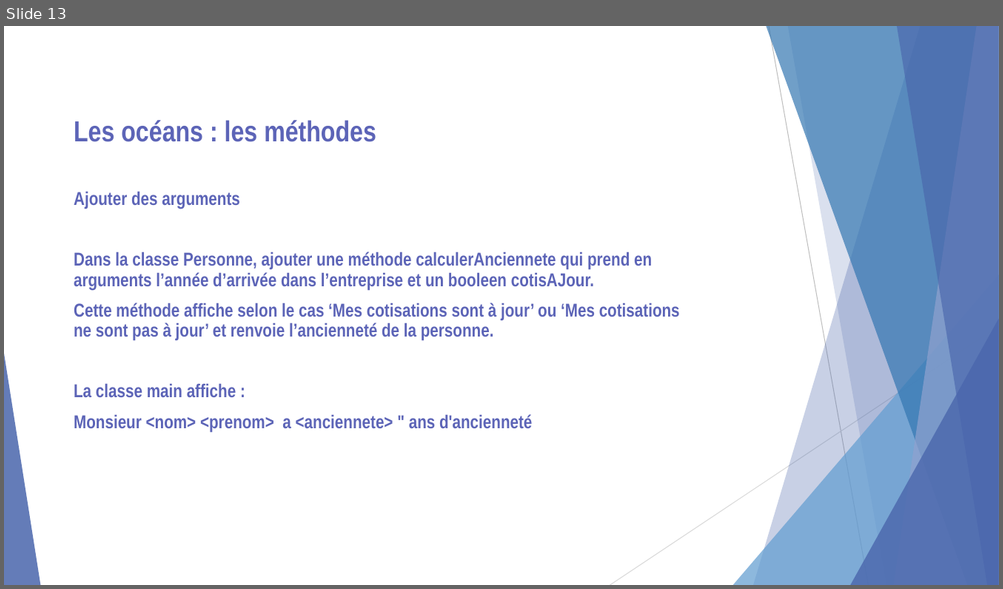
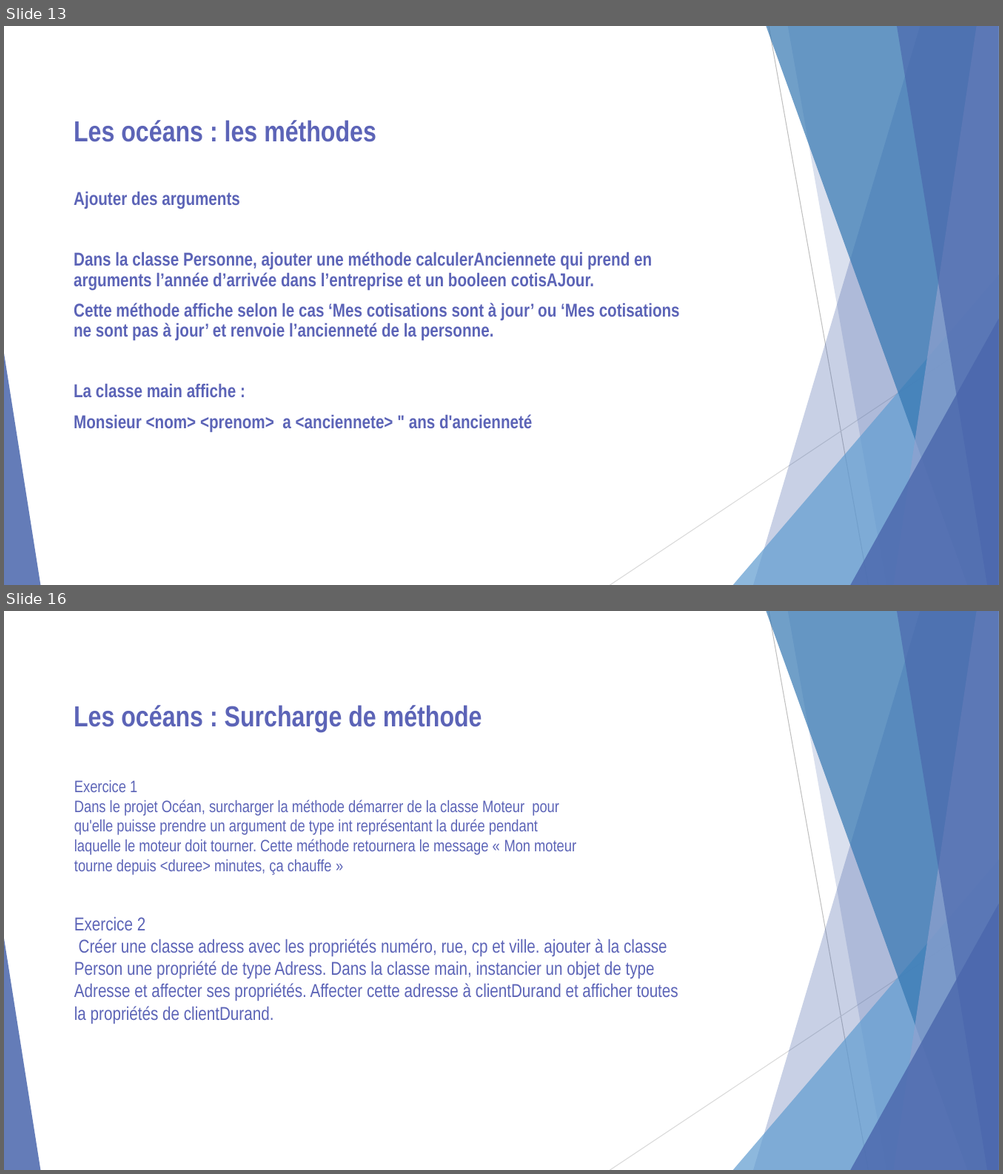
Before and after one commit to LucxxM/CoursAfpaFredBackUp, a slide deck: cours/Proget oceans_Exercices.pptx. Shown one above the other, each under a label of ours: slide 13 before the commit, slides 13 and 16 after it; the slides between them are not shown. The pictures are 1003x589 and 1003x1174 pixels, drawn with LibreOffice and Linux fonts; fonts in the diff are those of the drawing. Boxes give left, top, right and bottom in pixels: in the first picture for what was removed or moved away, otherwise in the second. Text is boxed around its words. In the diff, an @@ line names an element or a change of style, - is before the commit and + after.

```diff
--- a/cours/Proget oceans_Exercices.pptx
+++ b/cours/Proget oceans_Exercices.pptx
@@ slide 16 added at (4, 611, 999, 1170), background #FFFFFF; not listed: 10 template elements that a slide beside it also shows @@
@@ text added at (74, 705, 482, 732), 28 pt, text #5C64B7, bold @@
+Les océans : Surcharge de méthode
@@ text added at (74, 780, 576, 875), 16 pt, text #5C64B7 @@
+Exercice 1
+Dans le projet Océan, surcharger la méthode démarrer de la classe Moteur pour qu'elle puisse prendre un argument de type int représentant la durée pendant laquelle le moteur doit tourner. Cette méthode retournera le message « Mon moteur tourne depuis <duree> minutes, ça chauffe »
@@ text added at (74, 917, 678, 1024), 18 pt, text #5C64B7 @@
+Exercice 2
+Créer une classe adress avec les propriétés numéro, rue, cp et ville. ajouter à la classe Person une propriété de type Adress. Dans la classe main, instancier un objet de type Adresse et affecter ses propriétés. Affecter cette adresse à clientDurand et afficher toutes la propriétés de clientDurand.
```
Also in this commit, not shown: 4 slides changed, 10 other slides added, 21 other files.
